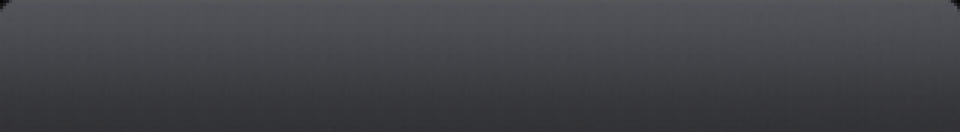
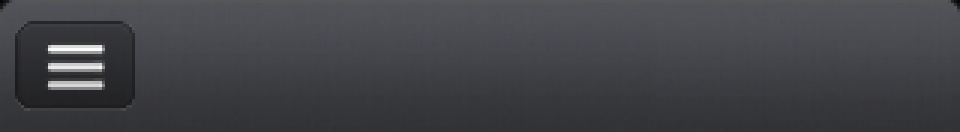
Layers edited between the first and the second 960x132 image:
added layer "图层 3" above "图层 1" over [15, 15, 951, 126]
